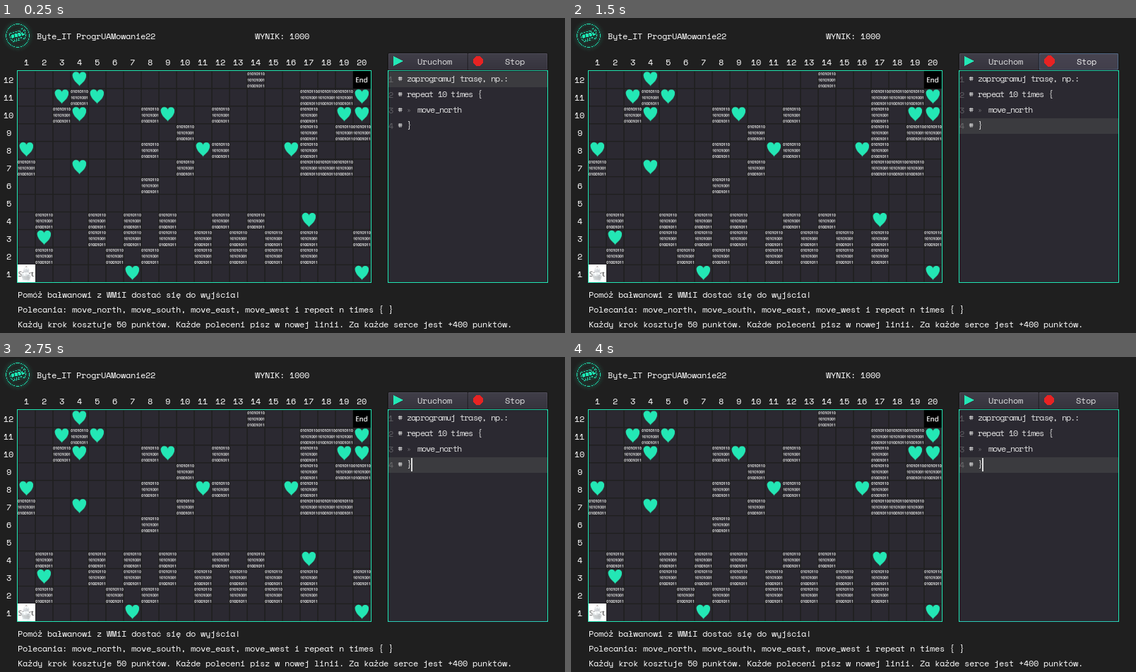
Above: before the commit, frames 1-4 (two rows, left to right).
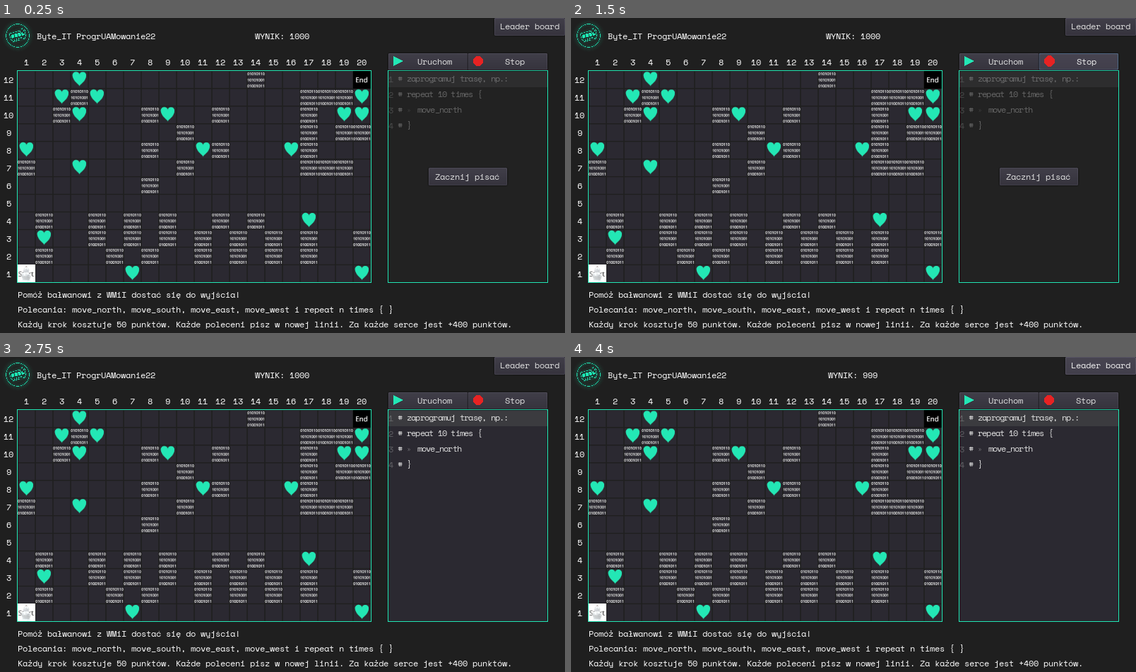
Above: after the commit, the same moments.

Repository: Kowalskiexe/ProgrUAMowanie22
Game: Godot game, scene res://Scenes/Main Scene.tscn
The game is run twice, just before and just after one commit, with the same random seed, the same clock (stepped at 60 frames per second) and the same inputs.
Inputs (mouse positions are in pixels of both pictures, inside the frame that each line leads up to):
- Up to frame 1 (0.25 s): no input
- Up to frame 2 (1.5 s): click "Uruchom" at 0.5 s; click "Stop" at 1.25 s
- Up to frame 3 (2.75 s): click (468, 514) at 2 s, where only the run after the commit has a clickable "Zacznij pisać"
- Up to frame 4 (4 s): click (1102, 366) at 2.75 s, where only the run after the commit has a clickable "Leader board"; click (1102, 366) at 3.5 s, where only the run after the commit has a clickable "Wyjście"

The runs differ from the first frame. In frame 1, 1.2% of the frame differs, in the area x 68-100%, y 0-84%; in frame 2, 2.6%; in frame 3, 0.8%; in frame 4, 0.9%.

Commit message:
leaderboard and writing timing

Diff:
--- a/Scenes/Main Scene.tscn
+++ b/Scenes/Main Scene.tscn
@@ -9,6 +9,9 @@
 [ext_resource path="res://Tick.tscn" type="PackedScene" id=7]
 [ext_resource path="res://Icons/Play.png" type="Texture" id=8]
 [ext_resource path="res://Icons/Stop.png" type="Texture" id=9]
+[ext_resource path="res://Scripts/LeaderBoard.gd" type="Script" id=10]
+[ext_resource path="res://Scripts/WinDialog.gd" type="Script" id=11]
+[ext_resource path="res://Scripts/CodeField.gd" type="Script" id=12]
 
 [node name="Main Scene" type="Node2D"]
 
@@ -58,6 +61,30 @@
 highlight_current_line = true
 show_line_numbers = true
 draw_tabs = true
+context_menu_enabled = false
+shortcut_keys_enabled = false
+middle_mouse_paste_enabled = false
+drag_and_drop_selection_enabled = false
+script = ExtResource( 12 )
+
+[node name="Block" type="ColorRect" parent="CanvasLayer/CodeField"]
+anchor_right = 1.0
+anchor_bottom = 1.0
+color = Color( 0, 0, 0, 0.247059 )
+
+[node name="StartWritingButton" type="Button" parent="CanvasLayer/CodeField"]
+anchor_left = 0.5
+anchor_top = 0.5
+anchor_right = 0.5
+anchor_bottom = 0.5
+margin_left = -71.0
+margin_top = -16.0
+margin_right = 71.0
+margin_bottom = 16.0
+theme = ExtResource( 5 )
+text = "Zacznij pisać"
+
+[node name="WritingTimer" type="Timer" parent="CanvasLayer/CodeField"]
 
 [node name="Rules" type="Label" parent="CanvasLayer"]
 anchor_top = 1.0
@@ -119,6 +146,28 @@
 margin_bottom = 58.0
 theme = ExtResource( 5 )
 
+[node name="WinDialog" type="AcceptDialog" parent="CanvasLayer"]
+anchor_left = 0.5
+anchor_top = 0.5
+anchor_right = 0.5
+anchor_bottom = 0.5
+margin_left = -263.5
+margin_top = -65.5
+margin_right = 263.5
+margin_bottom = 65.5
+theme = ExtResource( 5 )
+window_title = "Zwyciętswo!"
+resizable = true
+dialog_text = "Udało Ci się dojść do końca z wynikiem %d!
+Podaj Swoje imię"
+script = ExtResource( 11 )
+
+[node name="LineEdit" type="LineEdit" parent="CanvasLayer/WinDialog"]
+margin_left = 8.0
+margin_top = 59.0
+margin_right = 519.0
+margin_bottom = 93.0
+
 [node name="Logo" type="TextureRect" parent="CanvasLayer"]
 margin_right = 64.0
 margin_bottom = 64.0
@@ -324,6 +373,89 @@
 margin_bottom = -352.0
 text = "12"
 
+[node name="ShowLeaderBoardButton" type="Button" parent="CanvasLayer"]
+anchor_left = 1.0
+anchor_right = 1.0
+margin_left = -128.0
+margin_bottom = 32.0
+theme = ExtResource( 5 )
+text = "Leader board"
+
+[node name="LeaderBoard" type="ColorRect" parent="CanvasLayer"]
+visible = false
+anchor_right = 1.0
+anchor_bottom = 1.0
+color = Color( 0.12549, 0.12549, 0.12549, 1 )
+script = ExtResource( 10 )
+
+[node name="LeaderBoardText" type="Label" parent="CanvasLayer/LeaderBoard"]
+anchor_right = 1.0
+anchor_bottom = 1.0
+margin_left = 325.0
+margin_top = 90.0
+margin_right = -347.0
+margin_bottom = 320.0
+theme = ExtResource( 5 )
+text = "a
+a
+a
+a
+
+a
+a
+
+a
+
+a
+a
+a
+a
+a
+a
+a
+a
+a
+a
+a
+a
+a
+a
+a
+a
+a
+a
+a
+a
+a
+a
+a
+a
+a
+a
+a
+a
+"
+max_lines_visible = 28
+
+[node name="ExitButton" type="Button" parent="CanvasLayer/LeaderBoard"]
+anchor_left = 1.0
+anchor_right = 1.0
+margin_left = -128.0
+margin_bottom = 32.0
+theme = ExtResource( 5 )
+text = "Wyjście"
+
+[node name="Title" type="Label" parent="CanvasLayer/LeaderBoard"]
+anchor_left = 0.5
+anchor_right = 0.5
+margin_left = -100.0
+margin_right = 100.0
+margin_bottom = 64.0
+theme = ExtResource( 5 )
+text = "Top programacze:"
+align = 1
+valign = 1
+
 [node name="Player" type="Node2D" parent="."]
 position = Vector2( 48, 463 )
 script = ExtResource( 3 )
@@ -363,6 +495,14 @@
 margin_bottom = -120.0
 color = Color( 0.12549, 0.12549, 0.12549, 1 )
 
+[connection signal="pressed" from="CanvasLayer/CodeField/StartWritingButton" to="CanvasLayer/CodeField" method="_on_StartWritingButton_pressed"]
+[connection signal="timeout" from="CanvasLayer/CodeField/WritingTimer" to="CanvasLayer/CodeField" method="_on_WritingTimer_timeout"]
+[connection signal="pressed" from="CanvasLayer/RunButton" to="CanvasLayer/CodeField" method="_on_RunButton_pressed"]
 [connection signal="pressed" from="CanvasLayer/RunButton" to="Player" method="_on_RunButton_pressed"]
 [connection signal="pressed" from="CanvasLayer/StopButton" to="Player" method="_on_StopButton_pressed"]
+[connection signal="add_player" from="CanvasLayer/WinDialog" to="CanvasLayer/LeaderBoard" method="_on_WinDialog_add_player"]
+[connection signal="confirmed" from="CanvasLayer/WinDialog" to="CanvasLayer/WinDialog" method="_on_WinDialog_confirmed"]
+[connection signal="pressed" from="CanvasLayer/ShowLeaderBoardButton" to="CanvasLayer/LeaderBoard" method="_on_ShowLeaderBoardButton_pressed"]
+[connection signal="pressed" from="CanvasLayer/LeaderBoard/ExitButton" to="CanvasLayer/LeaderBoard" method="_on_ExitButton_pressed"]
+[connection signal="reset_game" from="Player" to="CanvasLayer/CodeField" method="_on_Player_reset_game"]
 [connection signal="timeout" from="Player/Timer" to="Player" method="_on_Timer_timeout"]
--- /dev/null
+++ b/Scripts/CodeField.gd
@@ -0,0 +1,48 @@
+extends TextEdit
+
+
+onready var default_text: String = text
+onready var start_button: Button = $StartWritingButton
+onready var player: Player = $'/root/Main Scene/Player'
+onready var timer: Timer = $WritingTimer
+onready var block: ColorRect = $Block
+export var points_per_second = -1
+
+func lock():
+	readonly = true
+	start_button.visible = false
+	block.visible = true
+	timer.stop()
+
+func lock_with_button():
+	readonly = true
+	start_button.visible = true
+	block.visible = true
+	timer.stop()
+
+func unlock():
+	readonly = false
+	start_button.visible = false
+	block.visible = false
+	timer.start()
+
+func _ready():
+	lock_with_button()
+
+func reset_text():
+	text = default_text
+
+func _on_StartWritingButton_pressed():
+	unlock()
+
+func _on_WritingTimer_timeout():
+	player.change_score(points_per_second)
+
+
+func _on_RunButton_pressed():
+	lock()
+
+
+func _on_Player_reset_game():
+	reset_text()
+	lock_with_button()
--- /dev/null
+++ b/Scripts/LeaderBoard.gd
@@ -0,0 +1,45 @@
+extends ColorRect
+class_name LeaderBoard
+
+var players = []
+onready var text: Label = $LeaderBoardText
+
+func show():
+	self.visible = true
+
+func hide():
+	self.visible = false
+
+class MyCustomSorter:
+	static func sort_descending(a, b):
+		return a.score > b.score
+
+
+func generate_text():
+	players.sort_custom(MyCustomSorter, 'sort_descending')
+	var list = []
+	var i = 1
+	for p in players:
+		list.append('%d. %s %d\n' % [i, p.name, p.score])
+		i += 1
+	return ''.join(list)
+
+func add(name: String, score: int) -> void:
+	players.append({"name": name, "score": score})
+	updateText()
+
+func _ready():
+	updateText()
+
+func updateText() -> void:
+	text.text = generate_text()
+
+func _on_ExitButton_pressed():
+	hide()
+
+
+func _on_ShowLeaderBoardButton_pressed():
+	show()
+
+func _on_WinDialog_add_player(name, score):
+	add(name, score)
--- a/Scripts/Player.gd
+++ b/Scripts/Player.gd
@@ -1,5 +1,7 @@
 extends Node2D
 class_name Player
+
+signal reset_game()
 
 export var score = 1000 setget set_score
 var starting_score = score
@@ -11,6 +13,7 @@
 onready var code_field: TextEdit = $'/root/Main Scene/CanvasLayer/CodeField'
 onready var syntax_error_dialog: AcceptDialog = $'/root/Main Scene/CanvasLayer/SyntaxErrorDialog'
 onready var endgame_dialog: AcceptDialog = $'/root/Main Scene/CanvasLayer/EndgameDialog'
+onready var win_dialog: WinDialog = $'/root/Main Scene/CanvasLayer/WinDialog'
 onready var timer: Timer = $Timer
 onready var starting_postion = position
 
@@ -107,7 +110,8 @@
 	var finished_at = map.get_tile_name(position)
 	if finished_at == 'end':
 		print('winner with score %d' % score)
-		endgame_popup('Zwycięstwo!', 'Udało Ci się dojść do końca z wynikiem %d' % score)
+#		endgame_popup('Zwycięstwo!', 'Udało Ci się dojść do końca z wynikiem %d' % score)
+		win_dialog.activate(score)
 	else:
 		print('lost')
 		endgame_popup('Porażka!', 'Nie udało Ci się dojść do końca.')
@@ -127,6 +131,9 @@
 func set_score(new_score) -> void:
 	score = new_score
 	score_label.set_text('WYNIK: %d' % score)
+
+func change_score(change: int) -> void:
+	set_score(score + change)
 
 var step_north = Vector2(0, -step)
 var step_south = Vector2(0, step)
@@ -183,6 +190,7 @@
 	for cellv in disabled_hearts:
 		map.set_cell(cellv.x, cellv.y, map.tile_set.find_tile_by_name('bonus'))
 	disabled_hearts.clear()
+	emit_signal('reset_game')
 
 var co
 func _on_RunButton_pressed():
@@ -193,6 +201,5 @@
 	if co is GDScriptFunctionState and co.is_valid():
 		co = co.resume()
 
-
 func _on_StopButton_pressed():
 	reset()
--- /dev/null
+++ b/Scripts/WinDialog.gd
@@ -0,0 +1,20 @@
+extends AcceptDialog
+class_name WinDialog
+
+signal add_player(name, score)
+
+var score: int
+
+func activate(score: int) -> void:
+	self.score = score
+	dialog_text = 'Udało Ci się dojść do końca z wynikiem %d!\nPodaj Swoje imię' % score
+	popup_centered()
+
+func add_player() -> void:
+	var name = $LineEdit.text
+	emit_signal('add_player', name, score)
+	$LineEdit.text = ''
+
+
+func _on_WinDialog_confirmed():
+	add_player()
--- a/project.godot
+++ b/project.godot
@@ -9,6 +9,11 @@
 config_version=4
 
 _global_script_classes=[ {
+"base": "ColorRect",
+"class": "LeaderBoard",
+"language": "GDScript",
+"path": "res://Scripts/LeaderBoard.gd"
+}, {
 "base": "TileMap",
 "class": "Map",
 "language": "GDScript",
@@ -18,10 +23,17 @@
 "class": "Player",
 "language": "GDScript",
 "path": "res://Scripts/Player.gd"
+}, {
+"base": "AcceptDialog",
+"class": "WinDialog",
+"language": "GDScript",
+"path": "res://Scripts/WinDialog.gd"
 } ]
 _global_script_class_icons={
+"LeaderBoard": "",
 "Map": "",
-"Player": ""
+"Player": "",
+"WinDialog": ""
 }
 
 [application]
Not shown, changed: Builds/HTML/public/Progruamowanie22.apple-touch-icon.png.import
Not shown, changed: Builds/HTML/public/Progruamowanie22.icon.png.import
Not shown, changed: Builds/HTML/public/Progruamowanie22.png.import
Not shown: 1 places in Scenes/Main Scene.tscn that only renumber resources
Not shown, changed: export_presets.cfg
Not shown, changed: Builds/HTML/public/Progruamowanie22.html
Not shown, changed: Builds/HTML/public/Progruamowanie22.pck
